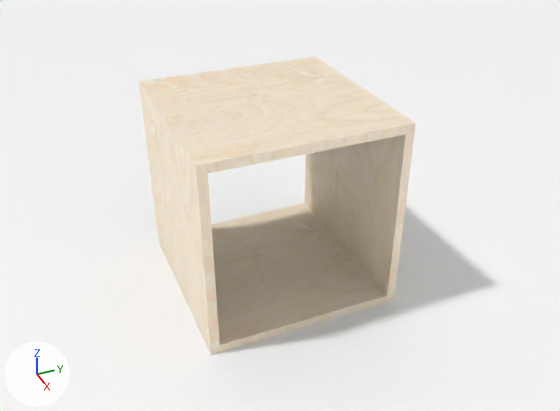
A saved change to the Blender file Assets/Art/Base shelf.blend.
Camera for both pictures: the file's camera 'Camera'. Every picture has the same lights, and +X, +Y and +Z are marked at lower left.

Before the edit, the objects in view are built like this:
```python
ob_plane = bpy.data.objects.new('Plane', me_plane)
ob_plane.location = (0.0, 0.0, 1.577)
ob_shelf_b = bpy.data.objects.new('Shelf B', me_cube_007)
ob_shelf_b.location = (0.0, 0.0, -1.0)
ob_shelf_bl = bpy.data.objects.new('Shelf BL', me_cube_003)
ob_shelf_bl.location = (0.0, -1.0, -1.0)
ob_shelf_br = bpy.data.objects.new('Shelf BR', me_cube_005)
ob_shelf_br.location = (0.0, 1.0, -1.0)
ob_shelf_l = bpy.data.objects.new('Shelf L', me_cube_009)
ob_shelf_l.location = (0.0, -1.0, 0.0)
ob_shelf_r = bpy.data.objects.new('Shelf R', me_cube_010)
ob_shelf_r.location = (0.0, 1.0, 0.0)
ob_shelf_tl = bpy.data.objects.new('Shelf TL', me_cube_004)
ob_shelf_tl.location = (0.0, -1.0, 1.0)
ob_shelf_tr = bpy.data.objects.new('Shelf TR', me_cube_006)
ob_shelf_tr.location = (0.0, 1.0, 1.0)
ob_shelt_t = bpy.data.objects.new('Shelt T', me_cube_008)
ob_shelt_t.location = (0.0, 0.0, 1.0)
```
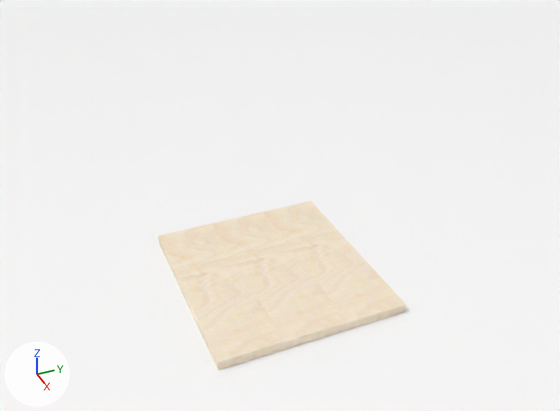
The change, as a diff of the scene's bpy script:
```diff
--- a/Assets/Art/Base shelf.blend.py
+++ b/Assets/Art/Base shelf.blend.py
@@ me_counter_r @@
+me_counter_r.from_pydata(...)  # a box spanning x -1.0..1.21, y -0.67..0.0, z 0.0..0.1
+me_counter_r.materials.append(mat_plywood)  # picture img_birch_plywood_5fd0bffa87982_1200_jpg
@@ me_counter_l @@
+me_counter_l.from_pydata(...)  # a box spanning x -1.0..1.21, y 0.0..0.67, z 0.0..0.1
+me_counter_l.materials.append(mat_plywood)  # picture img_birch_plywood_5fd0bffa87982_1200_jpg
@@ me_counter_c @@
+me_counter_c.from_pydata(...)  # a box spanning x -1.0..1.21, y -0.33..0.33, z 0.0..0.1
+me_counter_c.materials.append(mat_plywood)  # picture img_birch_plywood_5fd0bffa87982_1200_jpg
@@ ob_shelf_bl @@
 ob_shelf_bl.location = (0.0, -1.0, -1.0)
+ob_shelf_bl.hide_set(True)  # its collection is switched off
@@ ob_shelf_tl @@
 ob_shelf_tl.location = (0.0, -1.0, 1.0)
+ob_shelf_tl.hide_set(True)  # its collection is switched off
@@ ob_shelf_br @@
 ob_shelf_br.location = (0.0, 1.0, -1.0)
+ob_shelf_br.hide_set(True)  # its collection is switched off
@@ ob_shelf_tr @@
 ob_shelf_tr.location = (0.0, 1.0, 1.0)
+ob_shelf_tr.hide_set(True)  # its collection is switched off
@@ ob_shelf_b @@
 ob_shelf_b.location = (0.0, 0.0, -1.0)
+ob_shelf_b.hide_set(True)  # its collection is switched off
@@ ob_shelt_t @@
 ob_shelt_t.location = (0.0, 0.0, 1.0)
+ob_shelt_t.hide_set(True)  # its collection is switched off
@@ ob_shelf_l @@
 ob_shelf_l.location = (0.0, -1.0, 0.0)
+ob_shelf_l.hide_set(True)  # its collection is switched off
@@ ob_shelf_r @@
 ob_shelf_r.location = (0.0, 1.0, 0.0)
+ob_shelf_r.hide_set(True)  # its collection is switched off
@@ ob_counter_r @@
+ob_counter_r = bpy.data.objects.new('Counter R', me_counter_r)
+ob_counter_r.location = (0.0, 1.0, -1.0)
@@ ob_counter_l @@
+ob_counter_l = bpy.data.objects.new('Counter L', me_counter_l)
+ob_counter_l.location = (0.0, -1.0, -1.0)
@@ ob_counter_c @@
+ob_counter_c = bpy.data.objects.new('Counter C', me_counter_c)
+ob_counter_c.location = (0.0, 0.0, -1.0)
```

What differs and where, as boxes [x1, y1, x2, y2] in the pictures (560 x 411 px):
'Shelf TL', hidden
    before: [139, 73, 276, 237]
'Shelf BR', hidden (brown)
    before: [263, 163, 400, 317]
'Counter L', added
    after: [158, 224, 285, 370]
'Counter C', added
    after: [212, 212, 348, 349]
'Shelf TR', hidden
    before: [260, 57, 416, 191]
'Counter R', added
    after: [263, 201, 406, 330]
'Shelf B', hidden (brown)
    before: [212, 213, 338, 335]
'Shelf BL', hidden
    before: [153, 196, 277, 355]
'Shelt T', hidden
    before: [202, 64, 349, 160]
'Shelf R', hidden (beige)
    before: [305, 146, 408, 250]
'Shelf L', hidden
    before: [146, 141, 216, 300]
